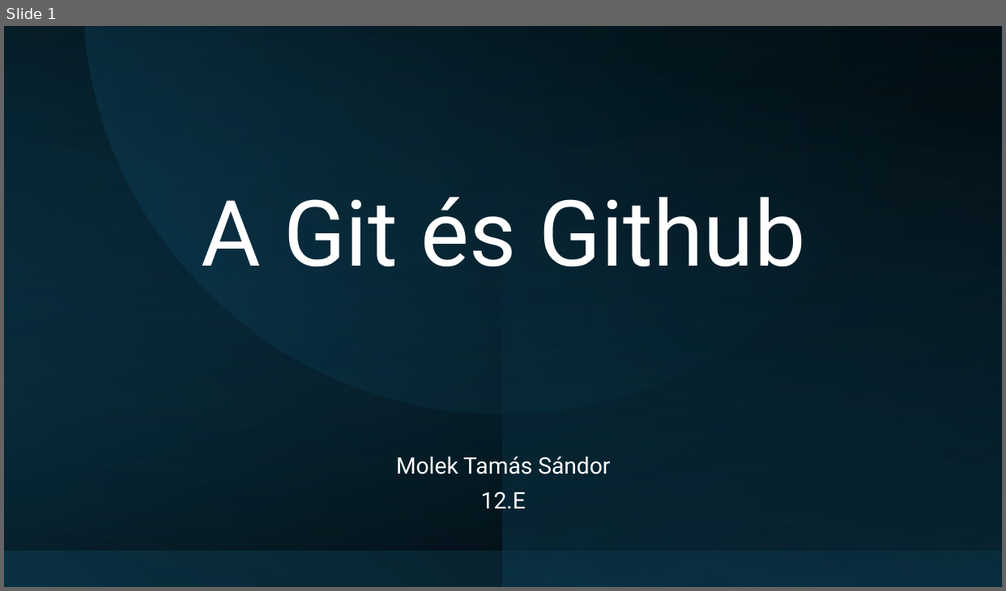
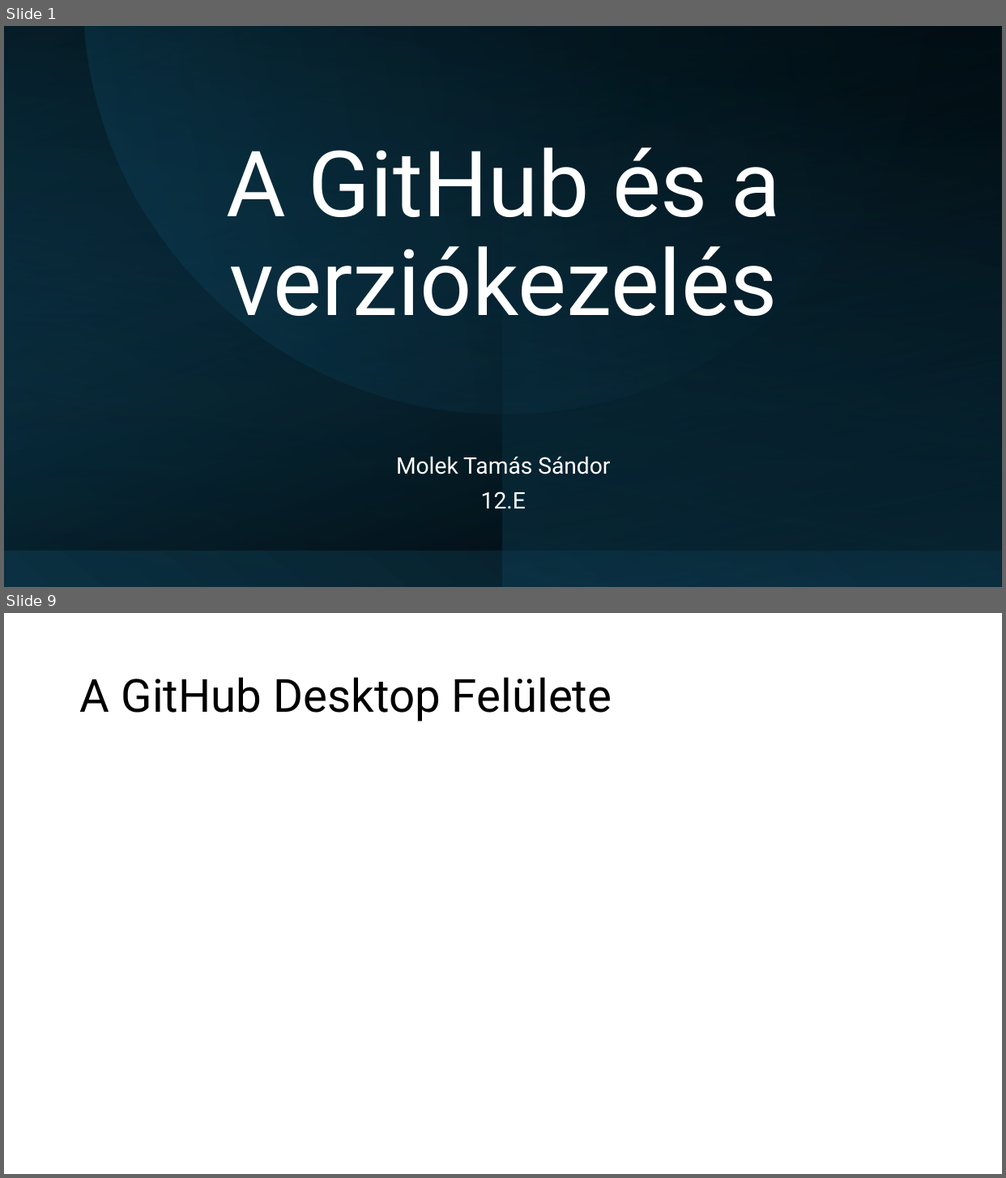
Before and after one commit to Maho-Yoshino/School_Notes, a slide deck: 2025-2026/IKT/github/Github.pptx. Shown one above the other, each under a label of ours: slide 1 before the commit, slides 1 and 9 after it; the slides between them are not shown. The pictures are 1006x591 and 1006x1178 pixels, drawn with LibreOffice and Linux fonts; fonts in the diff are those of the drawing. Boxes give left, top, right and bottom in pixels: in the first picture for what was removed or moved away, otherwise in the second. Text is boxed around its words. In the diff, an @@ line names an element or a change of style, - is before the commit and + after.

```diff
--- a/2025-2026/IKT/github/Github.pptx
+++ b/2025-2026/IKT/github/Github.pptx
@@ slide 9 added at box(4, 613, 1002, 1174), background #FFFFFF @@
@@ title added at box(80, 677, 612, 722), 44 pt, text #000000 @@
+A GitHub Desktop Felülete
@@ slide 1 changed as well @@
@@ title at box(226, 148, 780, 316): text changed @@
-A Git és Github
+A GitHub és a verziókezelés
```
Also in this commit, not shown: 1 other slide changed, 9 other slides added, 2 slides removed, 5 other files.
